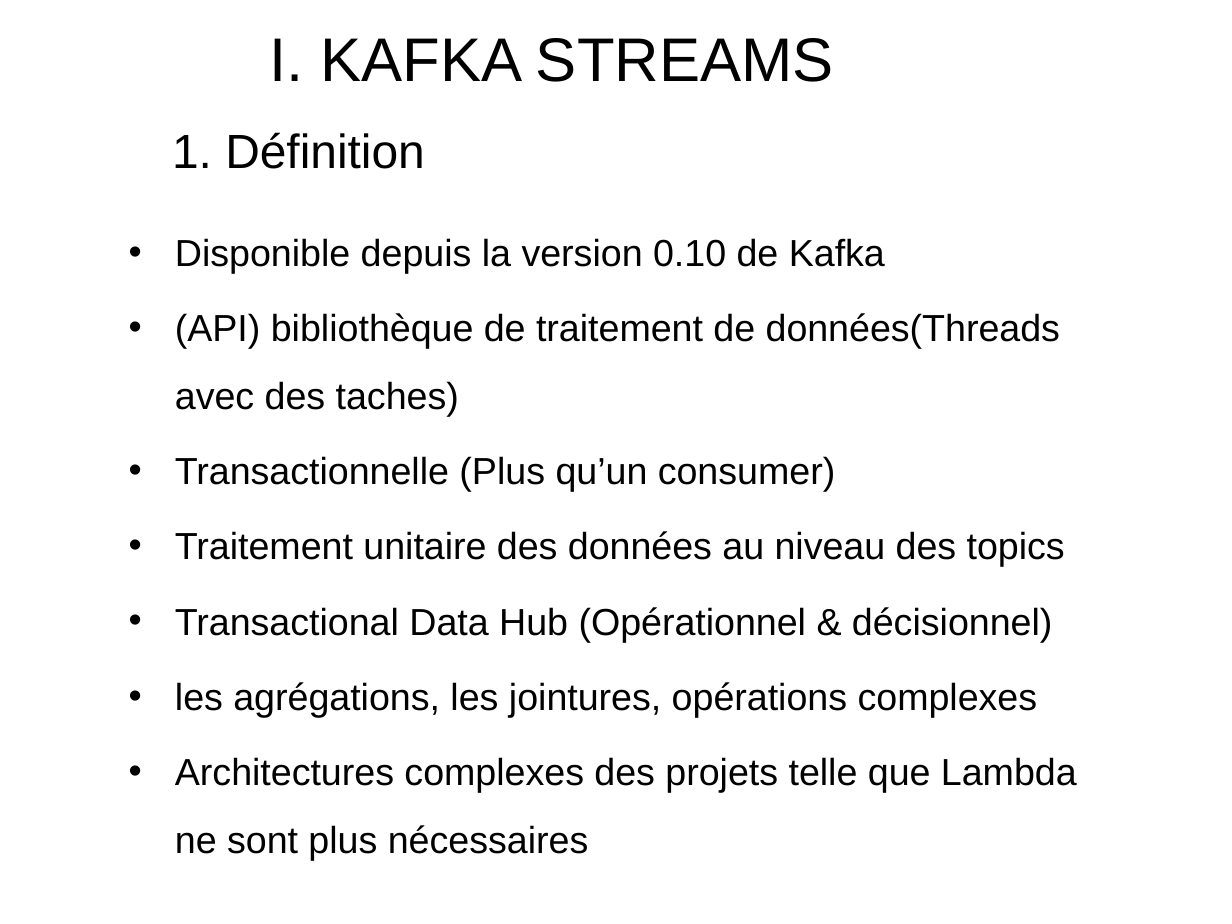
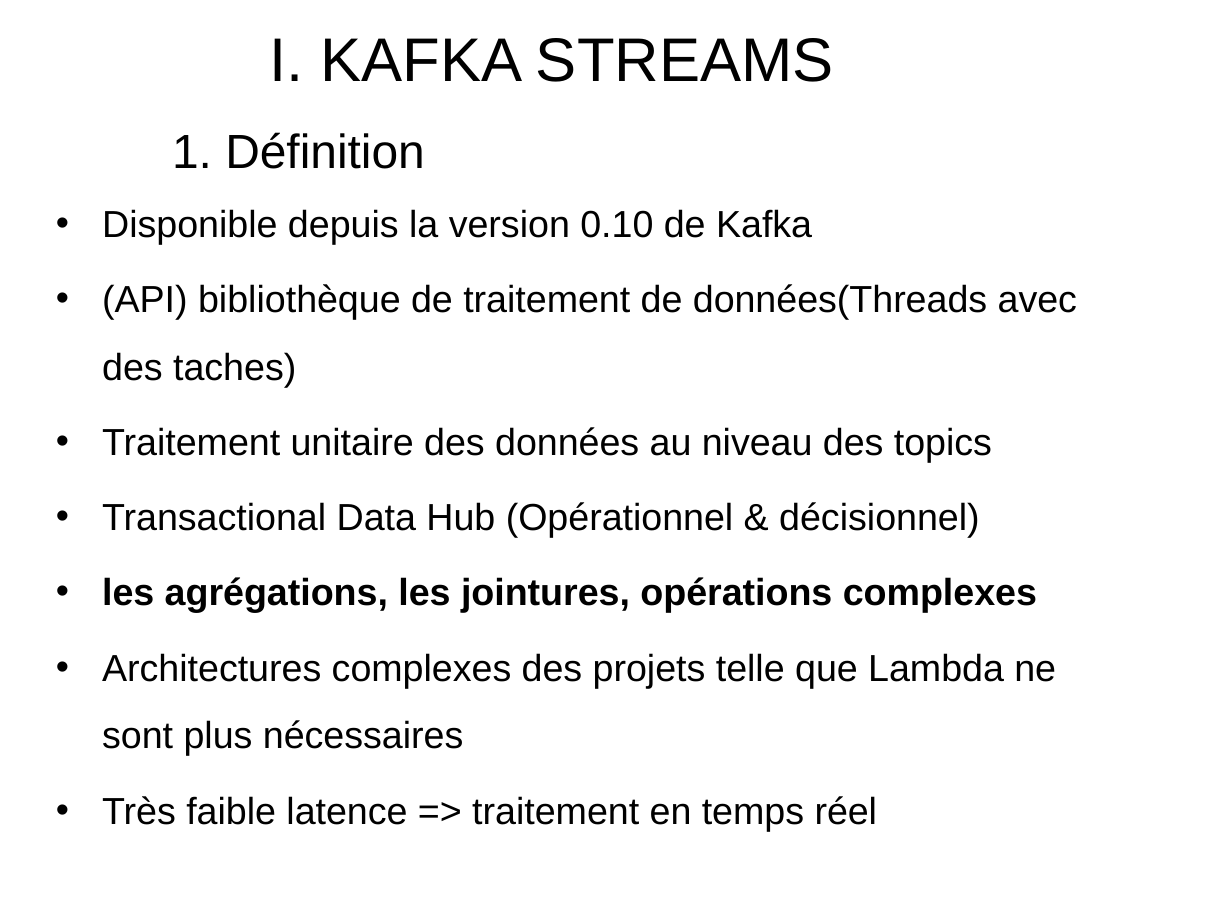
Before and after one commit to ssebih/htc-sse, a slide deck: slide 3 of cours/25_kafka/kafka_connect_streams.pptx. Drawn at 1232x924 pixels with LibreOffice and Linux fonts; fonts in the diff are those of the drawing; background and template pictures are left out. Boxes give left, top, right and bottom in pixels: in the first picture for what was removed or moved away, otherwise in the second. Text is boxed around its words. In the diff, an @@ line names an element or a change of style, - is before the commit and + after.

```diff
--- a/cours/25_kafka/kafka_connect_streams.pptx
+++ b/cours/25_kafka/kafka_connect_streams.pptx
@@ text "Disponible depuis la version 0.10 ...": place and size @@
-text "Disponible depuis la version 0.10 ..." at box(175, 238, 1077, 792)
+text "Disponible depuis la version 0.10 ..." at box(102, 209, 1077, 831)
@@ text at box(175, 456, 835, 491): paragraph removed @@
-• Transactionnelle (Plus qu’un consumer)
@@ text at box(102, 577, 1037, 613): bold on in "les agrégations, les jointures, opérations complexes" @@
@@ text at box(102, 796, 878, 831): paragraph added @@
+• Très faible latence => traitement en temps réel
```
Also in this commit, not shown: 2 other slides changed, 2 slides added, 1 slide removed, 59 other files.
